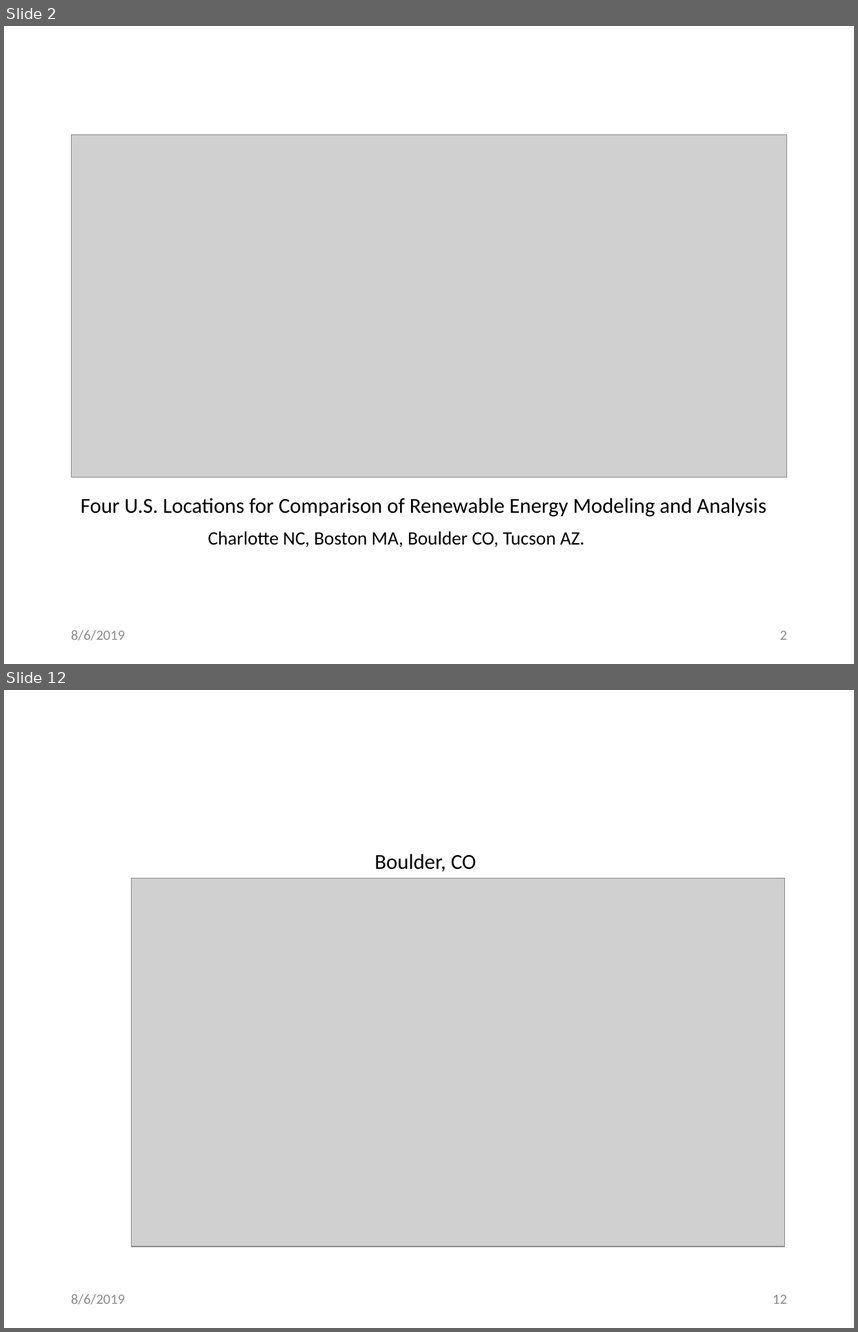
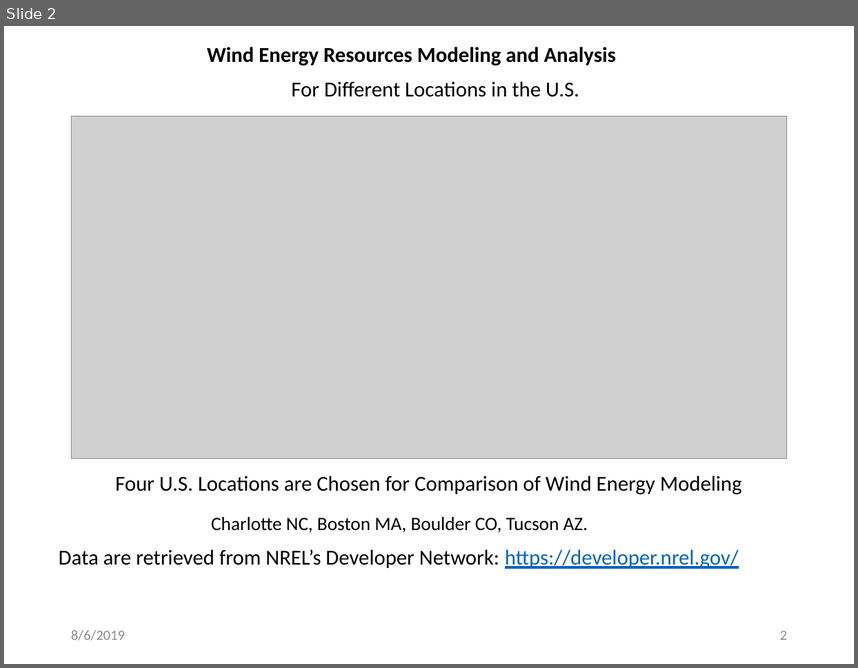
Before and after one commit to mhdella/Renewable-Energy-Analytics, a slide deck: wind_solar_time_series_analysis/Wind_Energy_Modeling_Analysis.pptx. Shown one above the other, each under a label of ours: slides 2 and 12 before the commit, slide 2 after it; the slides between them are not shown. The pictures are 858x1332 and 858x668 pixels, drawn with LibreOffice and Linux fonts; fonts in the diff are those of the drawing; grey boxes stand for pictures. Boxes give left, top, right and bottom in pixels: in the first picture for what was removed or moved away, otherwise in the second. Text is boxed around its words. In the diff, an @@ line names an element or a change of style, - is before the commit and + after.

Commit message:
wind_solar_modeling
This folder include codes, presentations and other files

```diff
--- a/wind_solar_time_series_analysis/Wind_Energy_Modeling_Analysis.pptx
+++ b/wind_solar_time_series_analysis/Wind_Energy_Modeling_Analysis.pptx
@@ slide 12 removed at <box>4,690,854,1328</box>, background #FFFFFF @@
@@ text removed at <box>375,854,477,871</box> @@
-Boulder, CO
@@ picture removed at <box>132,878,785,1246</box> @@
@@ text removed at <box>71,1294,125,1304</box> @@
-8/6/2019
@@ page number removed at <box>773,1294,787,1303</box> @@
-12
@@ slide 2 changed as well @@
@@ text added at <box>207,47,616,66</box>, 18 pt, text #000000, bold @@
+Wind Energy Resources Modeling and Analysis
@@ text added at <box>291,81,579,97</box>, 18 pt, text #000000 @@
+For Different Locations in the U.S.
@@ picture: place and size @@
-picture at <box>71,135,787,477</box>
+picture at <box>71,116,787,459</box>
@@ text at <box>115,475,742,495</box>: text changed @@
-Four U.S. Locations for Comparison of Renewable Energy Modeling and Analysis
+Four U.S. Locations are Chosen for Comparison of Wind Energy Modeling
@@ text "Charlotte NC, Boston MA, Boulder ...": place and size @@
-text "Charlotte NC, Boston MA, Boulder ..." at <box>208,531,585,547</box>
+text "Charlotte NC, Boston MA, Boulder ..." at <box>211,517,588,532</box>
@@ text added at <box>59,549,739,568</box>, 18 pt, text #000000 @@
+Data are retrieved from NREL’s Developer Network: https://developer.nrel.gov/
```
Also in this commit, not shown: 6 other slides changed, 4 slides added, 38 other slides removed, 29 other files.
